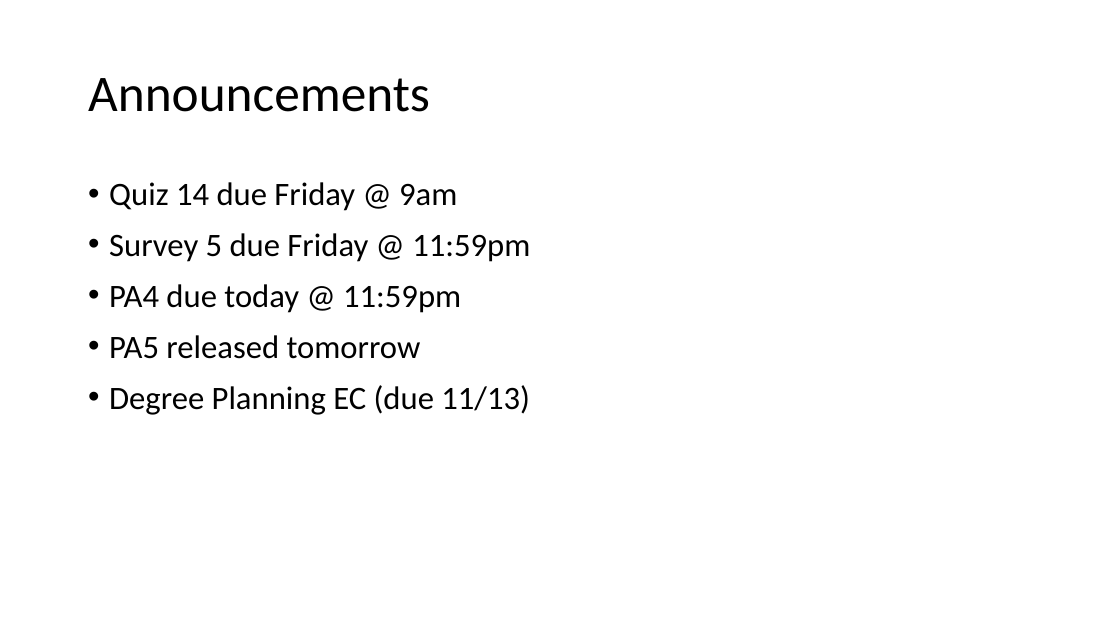
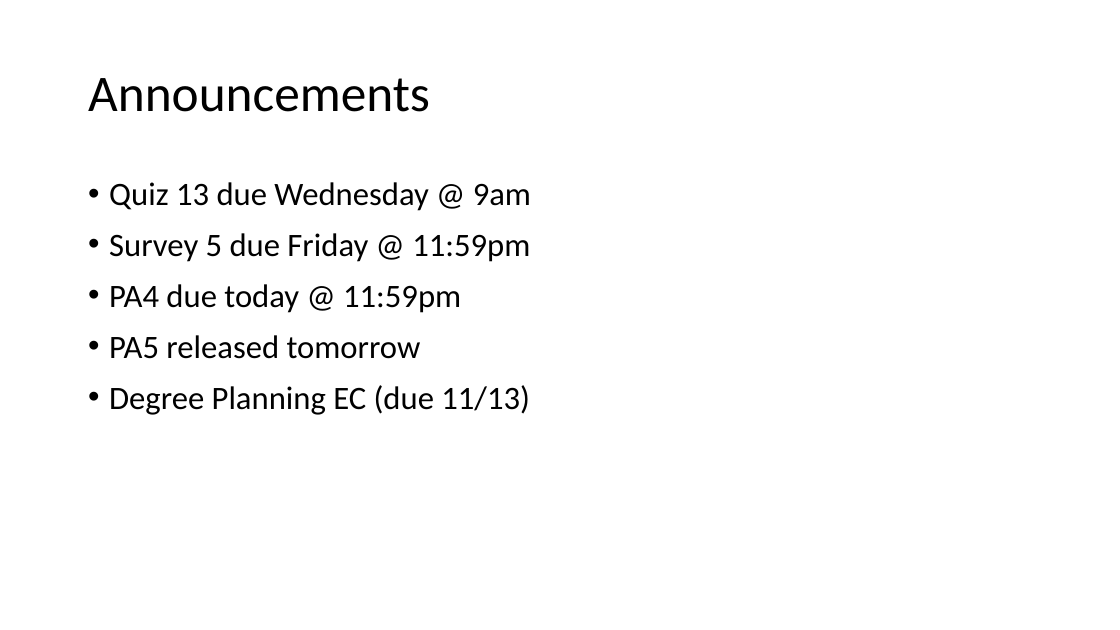
Before and after one commit to ucsd-cse12-f20/ucsd-cse12-f20.github.io, a slide deck: slide 2 of lectures/lecture-14/Lecture-Live A00/Lecture 14 - Lecture.pptx. Drawn at 1120x630 pixels with LibreOffice and Linux fonts; fonts in the diff are those of the drawing. Boxes give left, top, right and bottom in pixels: in the first picture for what was removed or moved away, otherwise in the second. Text is boxed around its words. In the diff, an @@ line names an element or a change of style, - is before the commit and + after.

```diff
--- a/lectures/lecture-14/Lecture-Live A00/Lecture 14 - Lecture.pptx
+++ b/lectures/lecture-14/Lecture-Live A00/Lecture 14 - Lecture.pptx
@@ text at bbox=[109, 182, 531, 211]: text changed @@
-• Quiz 14 due Friday @ 9am
+• Quiz 13 due Wednesday @ 9am
```
Also in this commit, not shown: 1 other slide changed, 3 other files.
